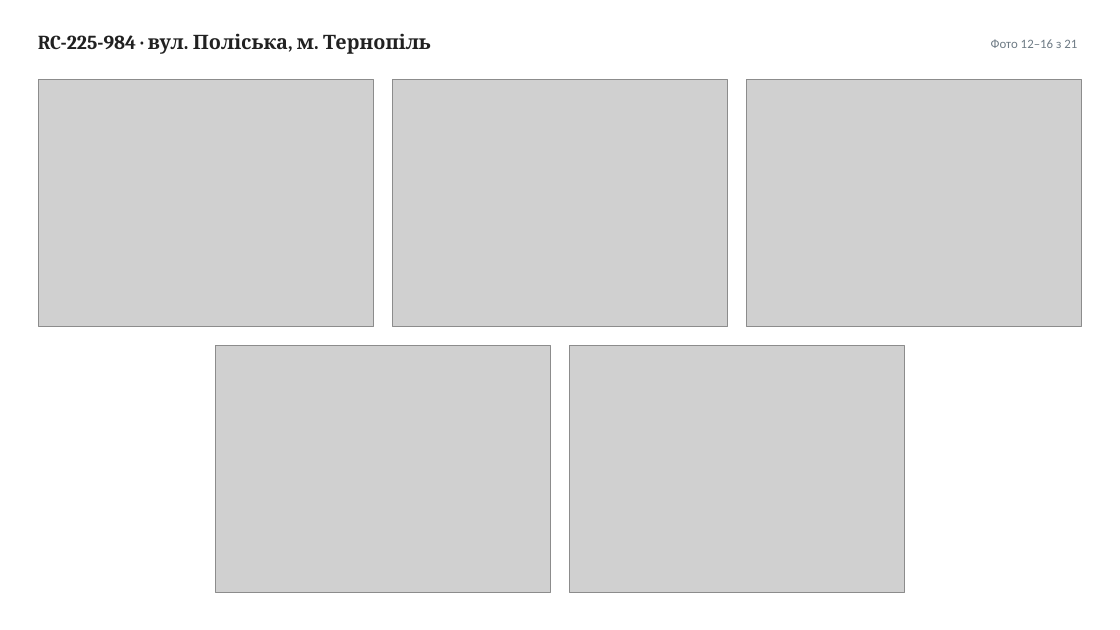
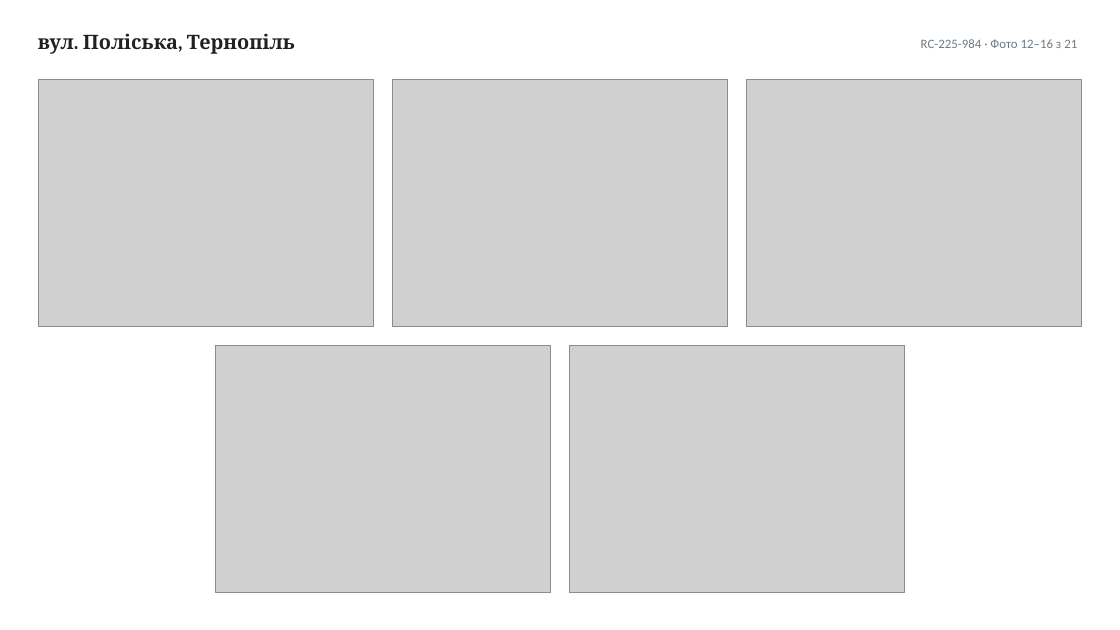
Before and after one commit to IllyaChaplygin/Chaplygin-Illya, a slide deck: slide 7 of Sklady-Ternopil-4-obiekty.pptx. Drawn at 1120x630 pixels with LibreOffice and Linux fonts; fonts in the diff are those of the drawing; grey boxes stand for pictures. Boxes give left, top, right and bottom in pixels: in the first picture for what was removed or moved away, otherwise in the second. Text is boxed around its words. In the diff, an @@ line names an element or a change of style, - is before the commit and + after.

```diff
--- a/Sklady-Ternopil-4-obiekty.pptx
+++ b/Sklady-Ternopil-4-obiekty.pptx
@@ text at [38, 33, 295, 54]: text changed @@
-RC-225-984 · вул. Поліська, м. Тернопіль
+вул. Поліська, Тернопіль
@@ text at [921, 39, 1077, 48]: text changed @@
-Фото 12–16 з 21
+RC-225-984 · Фото 12–16 з 21
```
Also in this commit, not shown: 16 other slides changed.
